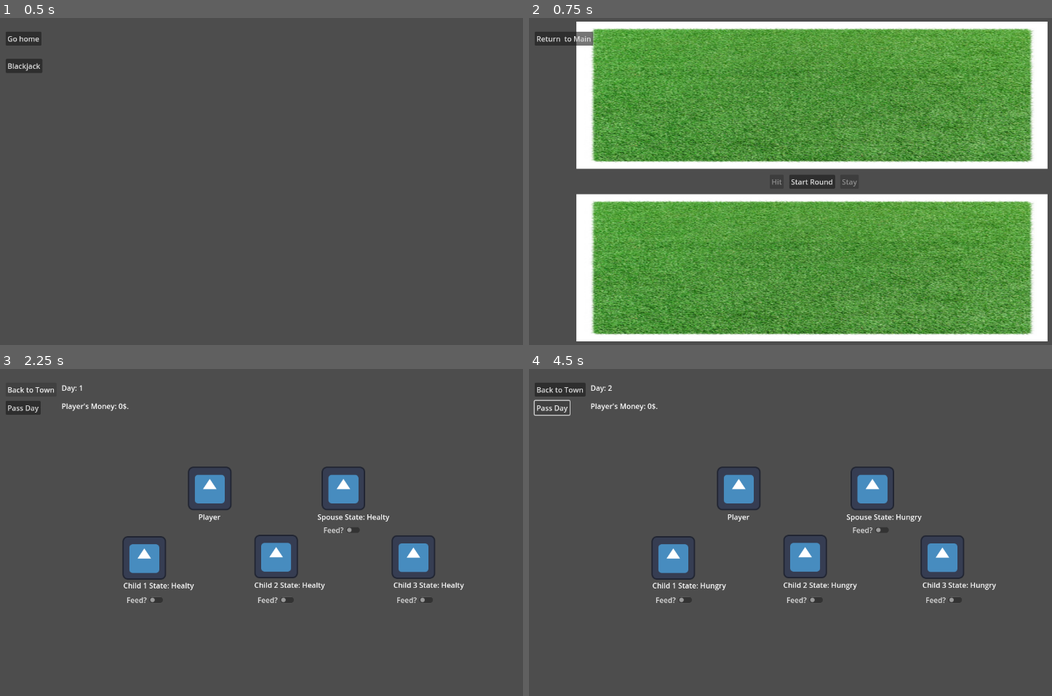
Above: before the commit, frames 1-4 (two rows, left to right).
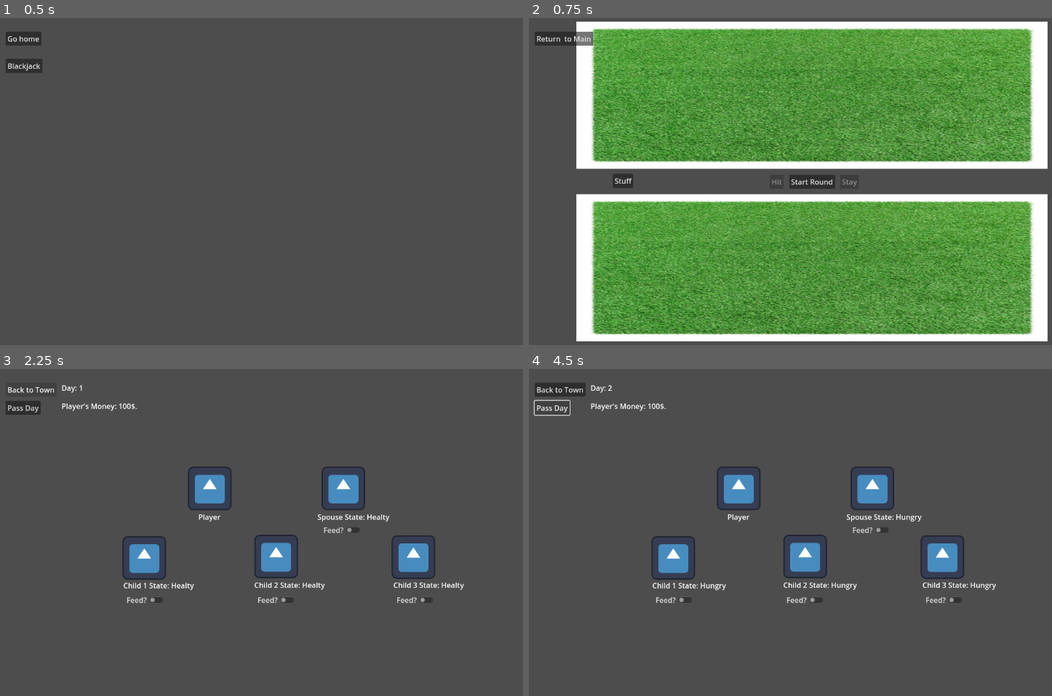
Above: after the commit, the same moments.

Repository: OwenFrakes/congressAppChallenge
Game: Godot game, scene res://Scenes/playerMovement.tscn
The game is run twice, just before and just after one commit, with the same random seed, the same clock (stepped at 60 frames per second) and the same inputs. The engine's default icon, where the game draws it, is replaced by a stand-in: a white triangle on a blue panel in a dark square.
Inputs:
- Up to frame 1 (0.5 s): no input
- Up to frame 2 (0.75 s): click "Blackjack" at 0.5 s
- Up to frame 3 (2.25 s): click "Return to Main" at 1.25 s; click "Go home" at 2 s
- Up to frame 4 (4.5 s): click "Back to Town" at 2.75 s; click "Go home" at 3.5 s; click "Pass Day" at 4.25 s

Frame 1 is identical in both runs. In frame 2, 0.2% of the frame differs, in the area x 15-20%, y 47-52%; in frame 3, less than 0.1%; in frame 4, less than 0.1%.

Commit message:
Betting menu with Chips
made a bettingMenu object that handles chips to show the player their current bet in physical chips.

Diff:
--- a/Scenes/blackjack.tscn
+++ b/Scenes/blackjack.tscn
@@ -1,9 +1,10 @@
-[gd_scene load_steps=5 format=3 uid="uid://dc48lkekxqu2l"]
+[gd_scene load_steps=6 format=3 uid="uid://dc48lkekxqu2l"]
 
 [ext_resource type="Script" path="res://Scripts/black_jack_dealer.gd" id="1_ic5ah"]
 [ext_resource type="Script" path="res://Scripts/player.gd" id="2_h7nlf"]
 [ext_resource type="Script" path="res://Scripts/player_mover.gd" id="3_wl8o3"]
 [ext_resource type="Texture2D" uid="uid://bmdaurgbuqqbu" path="res://Resources/GreenMat.jpg" id="4_vls64"]
+[ext_resource type="Script" path="res://Scripts/bettingMenu.gd" id="5_7wrtk"]
 
 [node name="Node2D" type="Node2D"]
 
@@ -62,6 +63,15 @@
 scale = Vector2(2, 0.9)
 texture = ExtResource("4_vls64")
 
+[node name="BetMenu" type="MenuButton" parent="."]
+offset_left = 202.0
+offset_top = 343.0
+offset_right = 210.0
+offset_bottom = 351.0
+text = "Stuff"
+flat = false
+script = ExtResource("5_7wrtk")
+
 [connection signal="pressed" from="StartButton" to="BlackJackDealer" method="_on_start_button_pressed"]
 [connection signal="pressed" from="HitButton" to="BlackJackDealer" method="_on_hit_button_pressed"]
 [connection signal="pressed" from="StayButton" to="BlackJackDealer" method="_on_stay_button_pressed"]
--- a/Scripts/betting.gd
+++ b/Scripts/betting.gd
@@ -1,3 +1,4 @@
+class_name Betting
 extends Node
 
 var playerBet = 0
@@ -8,33 +9,58 @@
 	playerAmount = StaticPlayerVariables.globalPlayerMoney
 	print(str(playerAmount))
 
-func addChipToArray(chip):
-	playerBet += chip.getValue()
-
 # Sorts chips to a given position.
 func sortChips():
+	print(str(playerBet))
 	var tempBet = playerBet
+	for chip in chips:
+		remove_child(chip)
 	chips.clear()
 
-	if(tempBet >= 100):
-		tempBet -= 100
-		chips.push_back(makeChip(100))
-	elif(tempBet >= 50):
-		tempBet -= 50
-		chips.push_back(makeChip(50))
+
+	while(tempBet >= 100):
+		tempBet = addBet(100, tempBet)
+	while(tempBet >= 50):
+		tempBet = addBet(50, tempBet)
+	while(tempBet >= 20):
+		tempBet = addBet(20, tempBet)
+	while(tempBet >= 10):
+		tempBet = addBet(10, tempBet)
+	while(tempBet >= 5):
+		tempBet = addBet(5, tempBet)
+	while(tempBet >= 1):
+		tempBet = addBet(1, tempBet)
+
+	var yOffset = 0
+	for chip in chips:
+		#chip.updateChipFace()
+		chip.position = Vector2(30, 700 - yOffset)
+		yOffset += 10
+
+func addBet(value, tBet):
+	chips.push_back(makeChip(value))
+	return tBet - value
 
 func makeChip(value):
 	var chip = Chip.new()
 	chip.setValue(value)
+	add_child(chip)
+	chip.updateChipFace()
 	return chip
 
-#Connected to a button, on press, it will add $1 to the player bet.
 func add1():
 	if(playerAmount >= 1):
+		print("Bet +1")
 		playerBet += 1
 		playerAmount -= 1
+	else:
+		print("Player cannot afford $1")
+	sortChips()
 
 func remove1():
 	if(playerBet >= 1):
 		playerAmount += 1
 		playerBet -= 1
+	else:
+		print("Player has not bet enough to take out 1")
+	sortChips()
--- /dev/null
+++ b/Scripts/bettingMenu.gd
@@ -0,0 +1,21 @@
+class_name BetMenu
+extends MenuButton
+
+var betNode
+
+# Called when the node enters the scene tree for the first time.
+func _ready() -> void:
+	betNode = Betting.new()
+	add_child(betNode)
+
+	get_popup().add_item("Bet 1", 1)
+	get_popup().add_item("Remove 1", 2)
+	get_popup().id_pressed.connect(_on_pressed)
+
+func _on_pressed(id: int):
+	print(str(id))
+	if(id == 1):
+		betNode.add1()
+	elif(id == 2):
+		betNode.remove1()
+	show_popup()
--- a/Scripts/chip.gd
+++ b/Scripts/chip.gd
@@ -4,6 +4,7 @@
 
 # Called when the node enters the scene tree for the first time.
 func _ready() -> void:
+	set_scale(Vector2(0.1,0.1))
 	sprite_frames = load("res://Resources/SpriteSheets/chips.tres")
 
 
--- a/Scripts/static_player_variables.gd
+++ b/Scripts/static_player_variables.gd
@@ -1,6 +1,6 @@
 extends Node
 
-var globalPlayerMoney = 0 # The amount of money the player has.
+var globalPlayerMoney = 100 # The amount of money the player has.
 var dayCount = 1 # The day, 1 is monday.
 var spouseState = "Healty"
 var child1State = "Healty"
